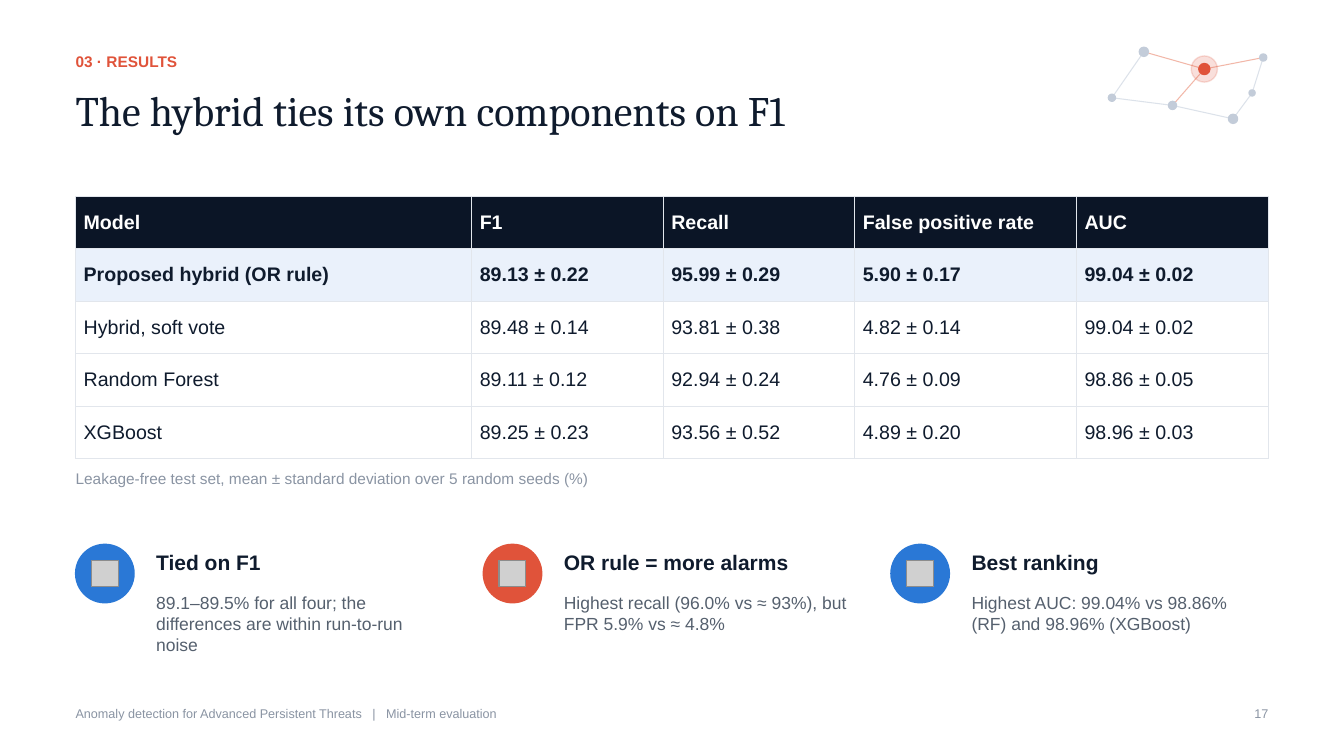
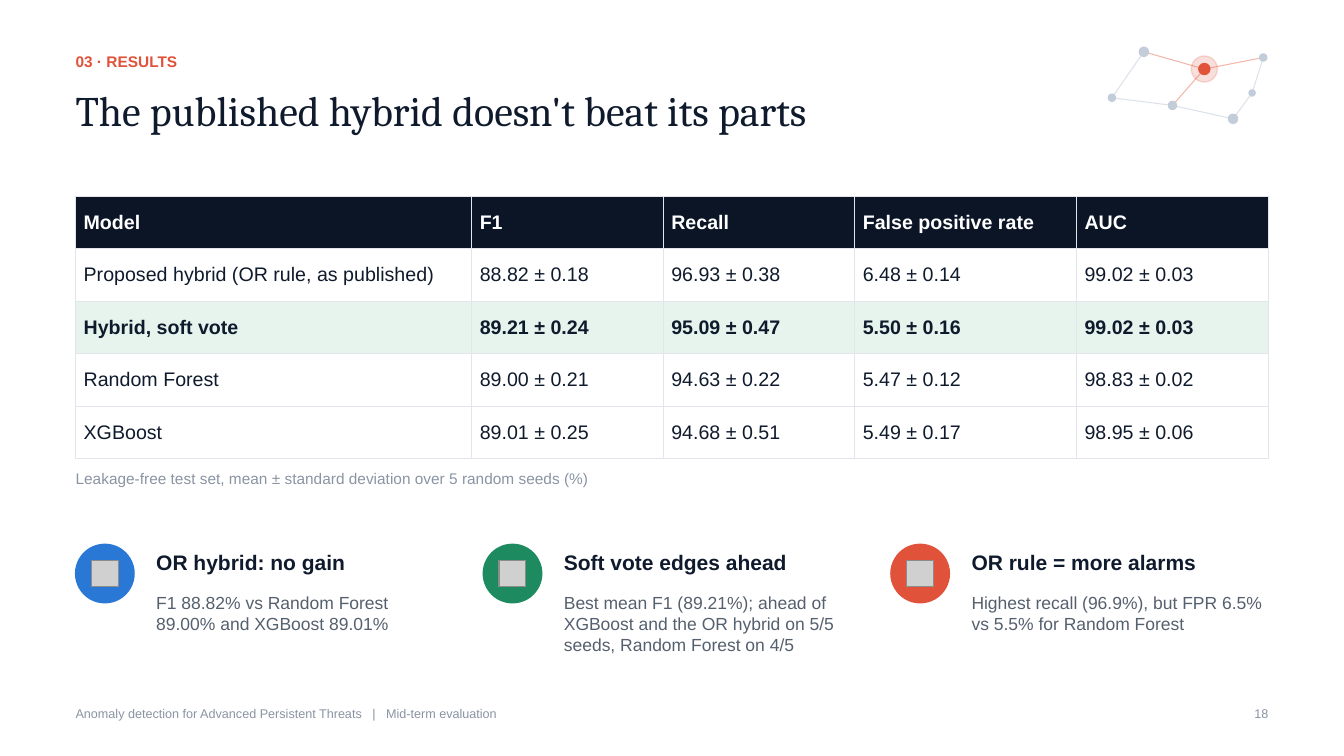
Before and after one commit to AshishJain2003/apt-detection-hybrid-ensemble, a slide deck: slide 18 of APT_Detection_MidEval.pptx (slide 17 before the commit). Drawn at 1344x756 pixels with LibreOffice and Linux fonts; fonts in the diff are those of the drawing; grey boxes stand for pictures. Boxes give left, top, right and bottom in pixels: in the first picture for what was removed or moved away, otherwise in the second. Text is boxed around its words. In the diff, an @@ line names an element or a change of style, - is before the commit and + after.

```diff
--- a/APT_Detection_MidEval.pptx
+++ b/APT_Detection_MidEval.pptx
@@ text at (76,97,806,135): text changed @@
-The hybrid ties its own components on F1
+The published hybrid doesn't beat its parts
@@ table at (76,197,1268,444) @@
-row 2: Proposed hybrid (OR rule) | 89.13 ± 0.22 | 95.99 ± 0.29 | 5.90 ± 0.17 | 99.04 ± 0.02
+row 2: Proposed hybrid (OR rule, as published) | 88.82 ± 0.18 | 96.93 ± 0.38 | 6.48 ± 0.14 | 99.02 ± 0.03
-row 3: Hybrid, soft vote | 89.48 ± 0.14 | 93.81 ± 0.38 | 4.82 ± 0.14 | 99.04 ± 0.02
+row 3: Hybrid, soft vote | 89.21 ± 0.24 | 95.09 ± 0.47 | 5.50 ± 0.16 | 99.02 ± 0.03
-row 4: Random Forest | 89.11 ± 0.12 | 92.94 ± 0.24 | 4.76 ± 0.09 | 98.86 ± 0.05
+row 4: Random Forest | 89.00 ± 0.21 | 94.63 ± 0.22 | 5.47 ± 0.12 | 98.83 ± 0.02
-row 5: XGBoost | 89.25 ± 0.23 | 93.56 ± 0.52 | 4.89 ± 0.20 | 98.96 ± 0.03
+row 5: XGBoost | 89.01 ± 0.25 | 94.68 ± 0.51 | 5.49 ± 0.17 | 98.95 ± 0.06
@@ fill #EAF1FB to #FFFFFF in row 2 @@
@@ fill #FFFFFF to #E7F4ED in row 3 @@
@@ bold on in "Hybrid, soft vote" @@
@@ text at (156,554,345,574): text changed @@
-Tied on F1
+OR hybrid: no gain
@@ ellipse at (483,544,541,603): fill #E0533A to #1E8A5F; outline #E0533A 1 pt to #1E8A5F 1 pt @@
@@ text at (564,554,787,574): text changed @@
-OR rule = more alarms
+Soft vote edges ahead
@@ ellipse at (891,544,950,603): fill #2A78D6 to #E0533A; outline #2A78D6 1 pt to #E0533A 1 pt @@
@@ text at (972,554,1196,571): text changed @@
-Best ranking
+OR rule = more alarms
@@ text at (156,596,389,630): text changed @@
-89.1–89.5% for all four; the differences are within run-to-run noise
+F1 88.82% vs Random Forest 89.00% and XGBoost 89.01%
@@ text at (564,596,834,653): text changed @@
-Highest recall (96.0% vs ≈ 93%), but FPR 5.9% vs ≈ 4.8%
+Best mean F1 (89.21%); ahead of XGBoost and the OR hybrid on 5/5 seeds, Random Forest on 4/5
@@ text at (972,596,1262,630): text changed @@
-Highest AUC: 99.04% vs 98.86% (RF) and 98.96% (XGBoost)
+Highest recall (96.9%), but FPR 6.5% vs 5.5% for Random Forest
@@ text at (1254,709,1268,718): text changed @@
-17
+18
```
Also in this commit, not shown: 12 other slides changed, 1 slide added, 29 other files.
